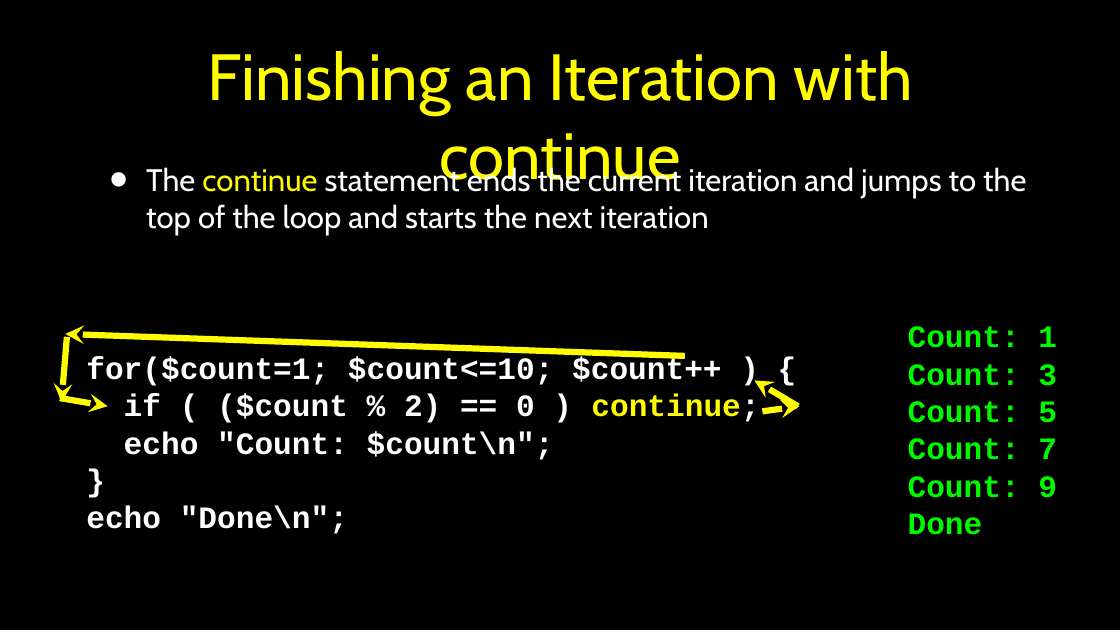
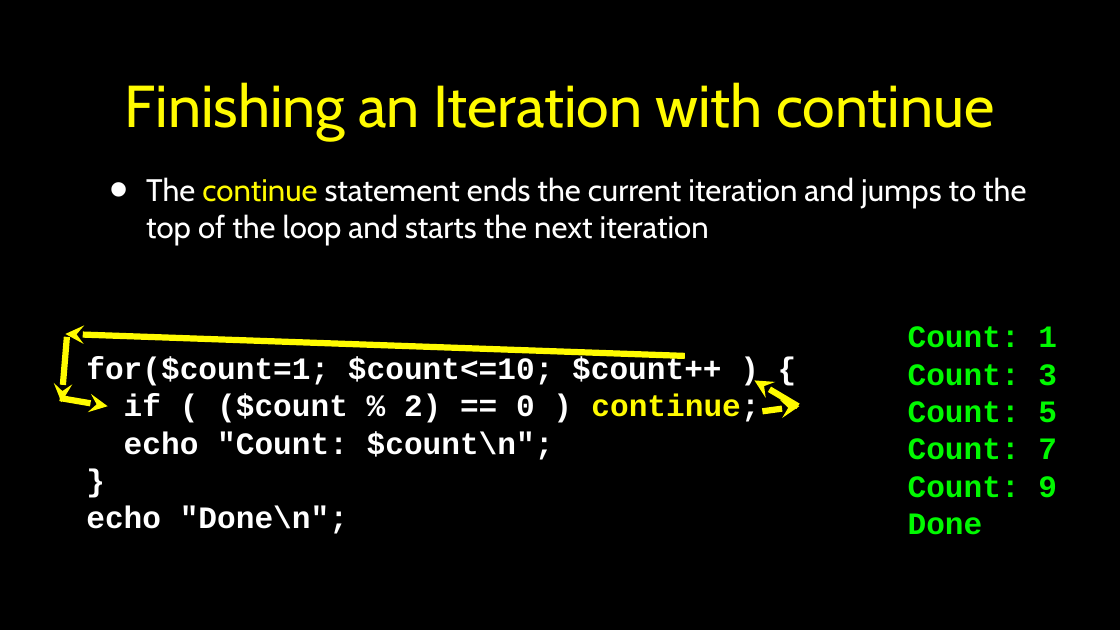
Before and after one commit to csev/wa4e, a slide deck: slide 29 of lectures/PHP-03-Expressions-Control-String.ppt. Drawn at 1120x630 pixels with LibreOffice and Linux fonts; fonts in the diff are those of the drawing. Boxes give left, top, right and bottom in pixels: in the first picture for what was removed or moved away, otherwise in the second. Text is boxed around its words. In the diff, an @@ line names an element or a change of style, - is before the commit and + after.

```diff
--- a/lectures/PHP-03-Expressions-Control-String.ppt
+++ b/lectures/PHP-03-Expressions-Control-String.ppt
@@ title "Finishing an Iteration with continue" at bbox=[125, 82, 994, 140]: size 42 to 38 pt @@
@@ text "The continue statement ends the ...": place and size @@
-text "The continue statement ends the ..." at bbox=[146, 164, 1026, 236]
+text "The continue statement ends the ..." at bbox=[146, 177, 1026, 246]
```
Also in this commit, not shown: 1 other file.
